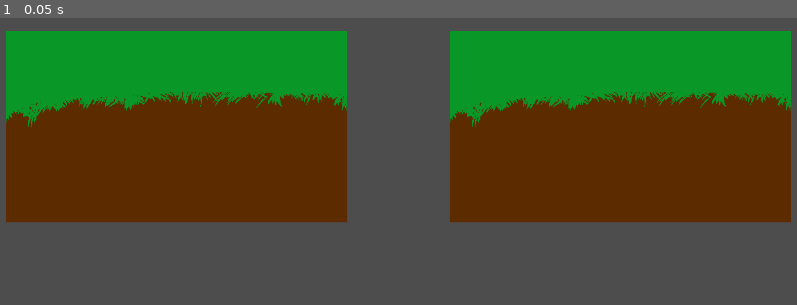
Above: before the commit, frame 1.
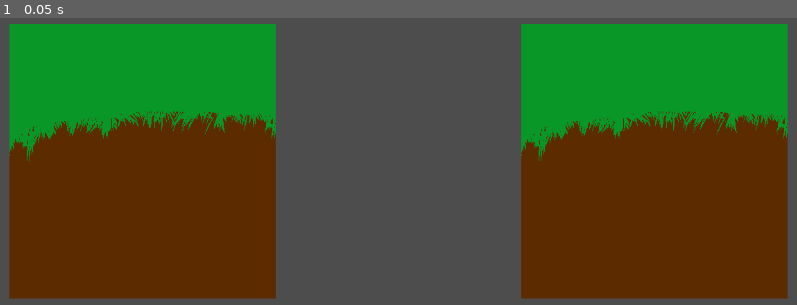
Above: after the commit, the same moment.

Repository: BoddanB/game_jam_charm
Game: Godot game, scene res://battlescreen.tscn
Same seed, same stepped clock (60 frames per second), same inputs: the game is played once before the commit and once after it. This scene is started directly instead of the project's main scene.
Inputs:
- Up to frame 1 (0.05 s): no input

The runs differ from the first frame. In frame 1, 39% of the frame differs, in the area x 0-100%, y 2-98%.
Error before the commit: Invalid call. Nonexistent function 'instance' in base 'PackedScene'. (res://battlescreen.gd:8)
Error after the commit: Invalid access to property or key 'player_node' on a base object of type 'Node (global.gd)'. (res://battlescreen.gd:7)

Commit message:
Changed the spawn positions and resized the platforms

Diff:
--- a/battlescreen.gd
+++ b/battlescreen.gd
@@ -1,16 +1,15 @@
 extends Node2D
 
-var player_node = preload("res://Player/player.tscn")
-var enemy_node = preload("res://enemy/enemy.tscn")
+
 
 # Called when the node enters the scene tree for the first time.
 func _ready():
-	var player = player_node.instance()
-	player.position = Vector2(143, 167)
+	var player = Global.player_node.instantiate()
+	player.position = Vector2(166, 167)
 	add_child(player)
-	var enemy = enemy_node.instance()
-	enemy.position = Vector2(183, 167)
-	add_child(enemy)
+	var enemy = Global.enemy_node.instantiate()
+	enemy.position = Vector2(184, 167)
+	call_deferred("add_child", enemy)
 
 # Called every frame. 'delta' is the elapsed time since the previous frame.
 func _process(delta):
--- a/battlescreen.tscn
+++ b/battlescreen.tscn
@@ -6,15 +6,15 @@
 [node name="battlescreen" type="Node2D"]
 position = Vector2(2, -2)
 script = ExtResource("1_dudhk")
-metadata/_edit_vertical_guides_ = [143.0, 183.0]
+metadata/_edit_vertical_guides_ = [166.0, 184.0]
 metadata/_edit_horizontal_guides_ = [167.0, 167.0]
 
 [node name="battlecam" type="Camera2D" parent="."]
-position = Vector2(161, 172)
-zoom = Vector2(16, 16)
+position = Vector2(173, 172)
+zoom = Vector2(41, 41)
 
 [node name="smallplatform" parent="." instance=ExtResource("1_3i0ls")]
-position = Vector2(181, 174)
+position = Vector2(182, 174)
 
 [node name="smallplatform2" parent="." instance=ExtResource("1_3i0ls")]
-position = Vector2(141, 174)
+position = Vector2(164, 174)
--- a/smallplatform.tscn
+++ b/smallplatform.tscn
@@ -3,15 +3,15 @@
 [ext_resource type="Texture2D" uid="uid://dhmlpsfrri23m" path="res://assets/ground/grass_tile.png" id="1_f16mf"]
 
 [sub_resource type="RectangleShape2D" id="RectangleShape2D_qvw0v"]
-size = Vector2(30, 5.83333)
+size = Vector2(10, 5.83333)
 
 [node name="smallplatform" type="StaticBody2D"]
 
 [node name="Sprite2D" type="Sprite2D" parent="."]
-scale = Vector2(0.004, 0.004)
+position = Vector2(0, -2.38419e-07)
+scale = Vector2(0.00121875, 0.00223148)
 texture = ExtResource("1_f16mf")
 
 [node name="CollisionShape2D" type="CollisionShape2D" parent="."]
-position = Vector2(0, -1.5)
 scale = Vector2(1, 1.2)
 shape = SubResource("RectangleShape2D_qvw0v")
